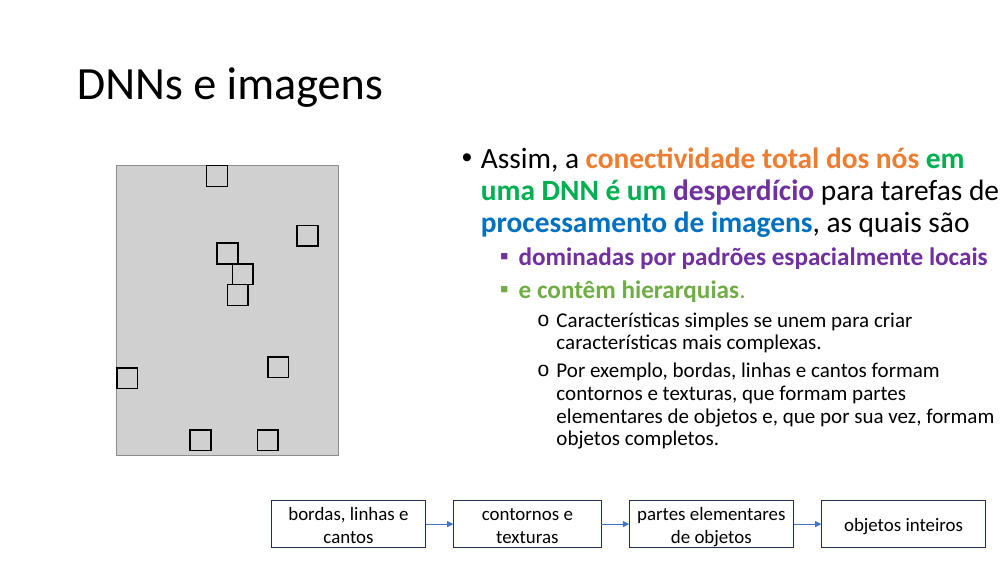
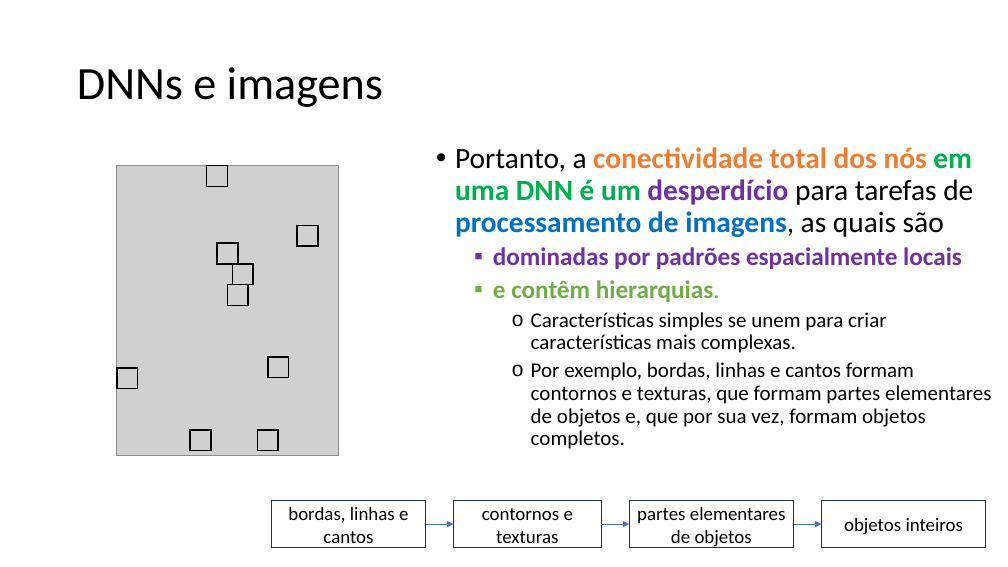
Before and after one commit to zz4fap/c24_inteligencia_artificial, a slide deck: slide 12 of slides/C24_CNN.pptx. Drawn at 1008x567 pixels with LibreOffice and Linux fonts; fonts in the diff are those of the drawing; grey boxes stand for pictures. Boxes give left, top, right and bottom in pixels: in the first picture for what was removed or moved away, otherwise in the second. Text is boxed around its words. In the diff, an @@ line names an element or a change of style, - is before the commit and + after.

```diff
--- a/slides/C24_CNN.pptx
+++ b/slides/C24_CNN.pptx
@@ text "Portanto, a conectividade total dos ...": place and size @@
-text "Portanto, a conectividade total dos ..." at (481, 147, 999, 449)
+text "Portanto, a conectividade total dos ..." at (455, 147, 991, 449)
@@ text at (455, 147, 973, 237): text changed @@
-• Assim, a conectividade total dos nós em uma DNN é um desperdício para tarefas de processamento de imagens, as quais são
+• Portanto, a conectividade total dos nós em uma DNN é um desperdício para tarefas de processamento de imagens, as quais são
```
Also in this commit, not shown: 13 other slides changed, 2 slides added, 2 other files.
